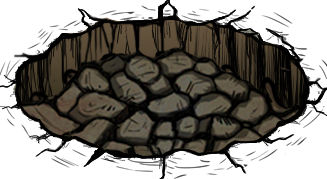
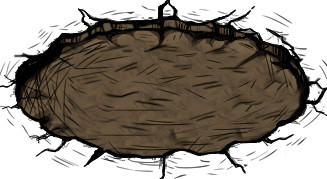
Before/after of a 327×179 layered artwork. What changed in the layer stack:
added group "흙" with 5 layers above "レイヤー 21 のコピー 4" over box(17, 25, 305, 156)
added layer "レイヤー 22" in group "흙" over box(17, 25, 305, 156)
added layer "レイヤー 22 のコピー 5" in group "흙" over box(17, 25, 305, 156)
added layer "レイヤー 21 のコピー 4" (multiply, 35%) above "グループ 1" over box(17, 25, 305, 156)
hid "レイヤー 20 のコピー 10" over box(17, 46, 305, 155)
added layer "レイヤー 20 のコピー 11" in group "グループ 1" over box(17, 50, 305, 156)
added layer "レイヤー 3 のコピー 11" in group "グループ 1" over box(77, 80, 305, 156)
added layer "レイヤー 3 のコピー 10" in group "グループ 1" over box(140, 49, 305, 140)
added layer "レイヤー 3 のコピー 9" in group "グループ 1" over box(20, 42, 203, 125)
added layer "レイヤー 3 のコピー 7" (1st of 2, in "グループ 1") in group "グループ 1" over box(17, 79, 251, 156)
added layer "レイヤー 21 のコピー 3" (multiply, 35%) in group "グループ 1" over box(17, 25, 305, 156)
added layer "レイヤー 3 のコピー 8" in group "グループ 1" over box(64, 66, 305, 156)
added layer "レイヤー 21 のコピー 2" (multiply, 35%) in group "グループ 1" over box(17, 25, 305, 156)
added layer "レイヤー 3 のコピー 7" (2nd of 2, in "グループ 1") in group "グループ 1" over box(17, 81, 262, 156)
added layer "レイヤー 21 のコピー" (multiply, 75%) in group "グループ 1" over box(17, 25, 305, 156)
added layer "レイヤー 3 のコピー 6" in group "グループ 1" over box(40, 57, 285, 149)
added layer "レイヤー 21" (multiply, 75%) in group "グループ 1" over box(17, 25, 305, 156)
added layer "レイヤー 3 のコピー 5" in group "グループ 1" over box(40, 65, 285, 156)
hid "レイヤー 20 のコピー 9", painted on it over box(31, 47, 289, 156)
